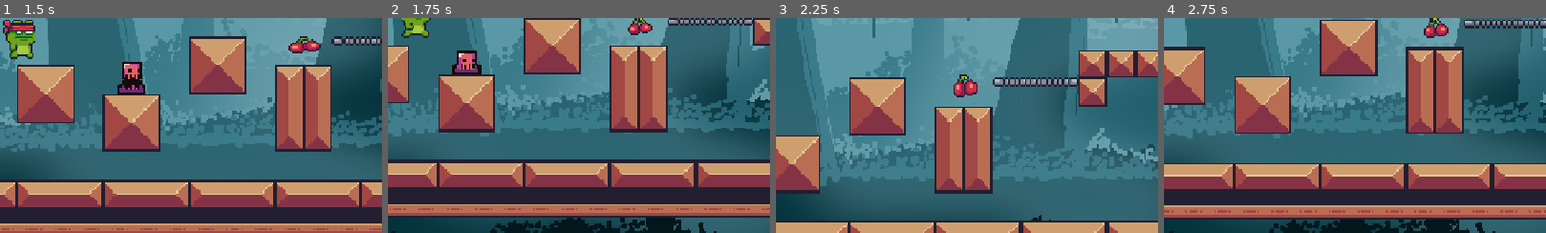
Above: before the commit, frames 1-4 (left to right).
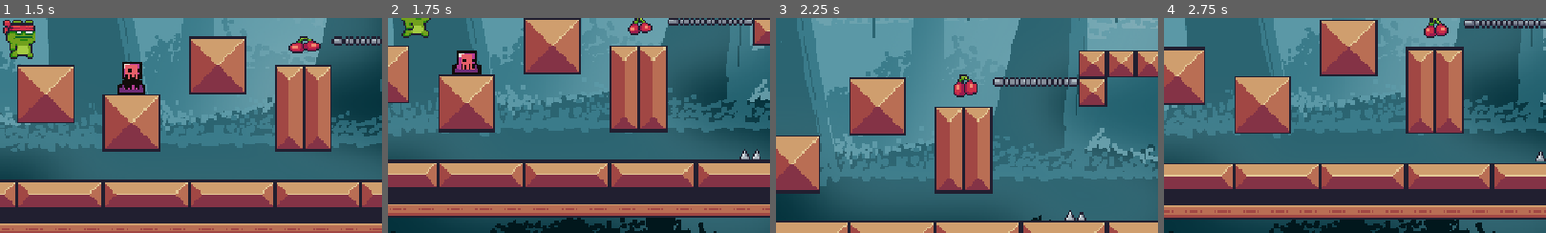
Above: after the commit, the same moments.

Repository: RaphelReji/LarpRun
Game: Godot game, scene res://Scenes/levels/level4.tscn
Two runs of this game, one before a commit and one after it. Both use one fixed random seed, a clock stepped at 60 frames per second and the inputs below. This scene is started directly instead of the project's main scene.
Inputs (mouse positions are % of the whole screen's width and height, from its top left):
- Up to frame 1 (1.5 s): tap Enter at 0.5 s; move the mouse to (45, 70) at 0.52 s; hold Right (right) from 0.53 s (still down); tap Alt at 0.6 s; click (45, 70) at 0.67 s; tap Up (jump) at 0.77 s; move the mouse to (80, 65) at 1.27 s; tap Shift at 1.35 s
- Up to frame 2 (1.75 s): keep holding Right (right); tap Up (jump) at 1.52 s
- Up to frame 3 (2.25 s): move the mouse to (20, 35) at 2.02 s; release Right (right) at 2.03 s; hold Left (left) from 2.03 s (still down); tap Alt at 2.1 s
- Up to frame 4 (2.75 s): keep holding Left (left)
The pictures show only the part of the screen within x 50-100%, y 50-100%; the shares and areas given below are measured in that part.

Frame 1 is identical in both runs. In frame 2, 0.2% of the frame differs, in the area x 92-98%, y 60-66%; in frame 3, 0.2%; in frame 4, less than 0.1%.

Commit message:
added two trap scenes

Diff:
--- a/larp-run/Scenes/game_objects/game_manager.gd
+++ b/larp-run/Scenes/game_objects/game_manager.gd
@@ -8,7 +8,7 @@
 func decrease_health():
 	lives -= 1
 	print(lives)
-	for h in 3:
+	for h in range(hearts.size()):
 		if( h < lives):
 			hearts[h].show()
 		else:
--- /dev/null
+++ b/larp-run/Scenes/game_objects/saw_trap.gd
@@ -0,0 +1,19 @@
+extends Area2D
+
+@onready var game_manager: Node = %GameManager
+@export var speed = 150.0
+var directon = 1
+
+func _physics_process(delta: float) -> void:
+	$RayCast2D.target_position.x = 30 * directon
+	$RayCast2D.force_raycast_update()
+
+	if $RayCast2D.is_colliding():
+		directon *= -1
+
+	position.x += speed * directon * delta
+
+
+func _on_body_entered(body: Node2D) -> void:
+		if body is CharacterBody2D:
+			game_manager.decrease_health()
--- /dev/null
+++ b/larp-run/Scenes/game_objects/saw_trap.tscn
@@ -0,0 +1,88 @@
+[gd_scene format=3 uid="uid://doxvowvqqwnqo"]
+
+[ext_resource type="Script" uid="uid://coqo2mtyhvtvi" path="res://Scenes/game_objects/saw_trap.gd" id="1_8ctan"]
+[ext_resource type="Texture2D" uid="uid://w3hfderlbah5" path="res://Assets/Traps/Saw/On (38x38).png" id="1_ddjpb"]
+
+[sub_resource type="AtlasTexture" id="AtlasTexture_8ctan"]
+atlas = ExtResource("1_ddjpb")
+region = Rect2(0, 0, 38, 38)
+
+[sub_resource type="AtlasTexture" id="AtlasTexture_mijoq"]
+atlas = ExtResource("1_ddjpb")
+region = Rect2(38, 0, 38, 38)
+
+[sub_resource type="AtlasTexture" id="AtlasTexture_nuheb"]
+atlas = ExtResource("1_ddjpb")
+region = Rect2(76, 0, 38, 38)
+
+[sub_resource type="AtlasTexture" id="AtlasTexture_rjmxw"]
+atlas = ExtResource("1_ddjpb")
+region = Rect2(114, 0, 38, 38)
+
+[sub_resource type="AtlasTexture" id="AtlasTexture_d87je"]
+atlas = ExtResource("1_ddjpb")
+region = Rect2(152, 0, 38, 38)
+
+[sub_resource type="AtlasTexture" id="AtlasTexture_tbtc5"]
+atlas = ExtResource("1_ddjpb")
+region = Rect2(190, 0, 38, 38)
+
+[sub_resource type="AtlasTexture" id="AtlasTexture_vmly5"]
+atlas = ExtResource("1_ddjpb")
+region = Rect2(228, 0, 38, 38)
+
+[sub_resource type="AtlasTexture" id="AtlasTexture_5px4p"]
+atlas = ExtResource("1_ddjpb")
+region = Rect2(266, 0, 38, 38)
+
+[sub_resource type="SpriteFrames" id="SpriteFrames_rxs5i"]
+animations = [{
+"frames": [{
+"duration": 1.0,
+"texture": SubResource("AtlasTexture_8ctan")
+}, {
+"duration": 1.0,
+"texture": SubResource("AtlasTexture_mijoq")
+}, {
+"duration": 1.0,
+"texture": SubResource("AtlasTexture_nuheb")
+}, {
+"duration": 1.0,
+"texture": SubResource("AtlasTexture_rjmxw")
+}, {
+"duration": 1.0,
+"texture": SubResource("AtlasTexture_d87je")
+}, {
+"duration": 1.0,
+"texture": SubResource("AtlasTexture_tbtc5")
+}, {
+"duration": 1.0,
+"texture": SubResource("AtlasTexture_vmly5")
+}, {
+"duration": 1.0,
+"texture": SubResource("AtlasTexture_5px4p")
+}],
+"loop": 1,
+"name": &"default",
+"speed": 20.0
+}]
+
+[sub_resource type="CircleShape2D" id="CircleShape2D_ddjpb"]
+radius = 19.026299
+
+[node name="SawTrap" type="Area2D" unique_id=962631056]
+script = ExtResource("1_8ctan")
+
+[node name="AnimatedSprite2D" type="AnimatedSprite2D" parent="." unique_id=1377685442]
+texture_filter = 1
+sprite_frames = SubResource("SpriteFrames_rxs5i")
+autoplay = "default"
+frame = 6
+frame_progress = 0.51348275
+
+[node name="CollisionShape2D" type="CollisionShape2D" parent="." unique_id=1574512446]
+shape = SubResource("CircleShape2D_ddjpb")
+
+[node name="RayCast2D" type="RayCast2D" parent="." unique_id=1758214297]
+
+[connection signal="body_entered" from="." to="." method="_on_body_entered"]
--- /dev/null
+++ b/larp-run/Scenes/game_objects/spike_trap.gd
@@ -0,0 +1,9 @@
+extends Area2D
+
+
+@onready var game_manager: Node = %GameManager
+
+
+func _on_body_entered(body: Node2D) -> void:
+	if body is CharacterBody2D:
+		game_manager.decrease_health()
--- /dev/null
+++ b/larp-run/Scenes/game_objects/spike_trap.tscn
@@ -0,0 +1,20 @@
+[gd_scene format=3 uid="uid://o7m8icrhy5lq"]
+
+[ext_resource type="Texture2D" uid="uid://d1aquco5lyqej" path="res://Assets/Traps/Spikes/Idle.png" id="1_610te"]
+[ext_resource type="Script" uid="uid://b0l6l43ku5ph7" path="res://Scenes/game_objects/spike_trap.gd" id="1_b0jlx"]
+
+[sub_resource type="RectangleShape2D" id="RectangleShape2D_b0jlx"]
+size = Vector2(15, 9)
+
+[node name="SpikeTrap" type="Area2D" unique_id=263171828]
+script = ExtResource("1_b0jlx")
+
+[node name="Sprite2D" type="Sprite2D" parent="." unique_id=1037836032]
+texture_filter = 1
+texture = ExtResource("1_610te")
+
+[node name="CollisionShape2D" type="CollisionShape2D" parent="." unique_id=1871000461]
+position = Vector2(-0.5, 3.5)
+shape = SubResource("RectangleShape2D_b0jlx")
+
+[connection signal="body_entered" from="." to="." method="_on_body_entered"]
--- a/larp-run/Scenes/levels/level4.tscn
+++ b/larp-run/Scenes/levels/level4.tscn
@@ -16,6 +16,8 @@
 [ext_resource type="Script" uid="uid://eidlg1okw7lw" path="res://Scenes/game_objects/fall_area.gd" id="8_1i4wi"]
 [ext_resource type="Texture2D" uid="uid://todit6q73l88" path="res://Assets/Items/heart.png" id="8_hlubj"]
 [ext_resource type="Script" uid="uid://bhtuvoxl2malg" path="res://Scenes/levels/pause.gd" id="9_xgki2"]
+[ext_resource type="PackedScene" uid="uid://doxvowvqqwnqo" path="res://Scenes/game_objects/saw_trap.tscn" id="16_tnhy0"]
+[ext_resource type="PackedScene" uid="uid://o7m8icrhy5lq" path="res://Scenes/game_objects/spike_trap.tscn" id="17_xgki2"]
 
 [sub_resource type="TileSetAtlasSource" id="TileSetAtlasSource_1bvp3"]
 texture = ExtResource("3_r4q1w")
@@ -103,8 +105,11 @@
 15:2/0 = 0
 15:2/0/physics_layer_0/polygon_0/points = PackedVector2Array(-8, -8, 8, -8, 8, 8, -8, 8)
 17:2/0 = 0
+17:2/0/physics_layer_0/polygon_0/points = PackedVector2Array(-8, -8, 8, -8, 8, -3.4173155, -8, -2.877739)
 18:2/0 = 0
+18:2/0/physics_layer_0/polygon_0/points = PackedVector2Array(-8, -8, 8, -8, 8, -3.4173155, -8, -2.877739)
 19:2/0 = 0
+19:2/0/physics_layer_0/polygon_0/points = PackedVector2Array(-8, -8, 8, -8, 8, -3.4173155, -8, -2.877739)
 0:4/0 = 0
 0:4/0/physics_layer_0/polygon_0/points = PackedVector2Array(-8, -8, 8, -8, 8, 8, -8, 8)
 1:4/0 = 0
@@ -372,9 +377,10 @@
 scale = Vector2(2.2935483, 2.5083334)
 texture = ExtResource("6_xgki2")
 
-[node name="GameManager" type="Node" parent="." unique_id=1863513295]
+[node name="GameManager" type="Node" parent="." unique_id=1863513295 node_paths=PackedStringArray("hearts")]
 unique_name_in_owner = true
 script = ExtResource("1_mrlvs")
+hearts = [NodePath("../UI/Hearts/HBoxContainer/Heart"), NodePath("../UI/Hearts/HBoxContainer/Heart2"), NodePath("../UI/Hearts/HBoxContainer/Heart3")]
 
 [node name="Scene objects" type="Node" parent="." unique_id=764507428]
 
@@ -451,6 +457,13 @@
 
 [node name="CollisionShape2D" type="CollisionShape2D" parent="Scene objects/Area2D" unique_id=1551778461]
 shape = SubResource("WorldBoundaryShape2D_r4q1w")
+
+[node name="SpikeTrap" parent="Scene objects" unique_id=263171828 instance=ExtResource("17_xgki2")]
+position = Vector2(1101, 651)
+scale = Vector2(2.397066, 2.397066)
+
+[node name="SawTrap" parent="Scene objects" unique_id=962631056 instance=ExtResource("16_tnhy0")]
+position = Vector2(1201, 455)
 
 [node name="UI" type="CanvasLayer" parent="." unique_id=488532058]
 
Not shown, added: larp-run/Scenes/game_objects/saw_trap.gd.uid
Not shown, added: larp-run/Scenes/game_objects/spike_trap.gd.uid
